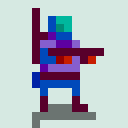
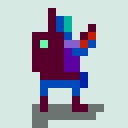
Layered file, before and after one edit (128x128). Changes by layer:
added group "back copy 3" with 2 layers in group "facings" over [32, 8, 104, 128]
added layer "back" (1st of 5, in "facings" › "back copy 3") in group "back copy 3" over [32, 8, 96, 112]
added layer "shadow" (1st of 8, in "facings" › "back copy 3") (50%) in group "back copy 3" over [32, 104, 104, 128]
hid group "forward" (2nd of 3, in "facings") (2 layers) over [32, 8, 104, 128]
painted on "shadow" (8th of 8, in "facings" › "forward") over [32, 104, 96, 128]
